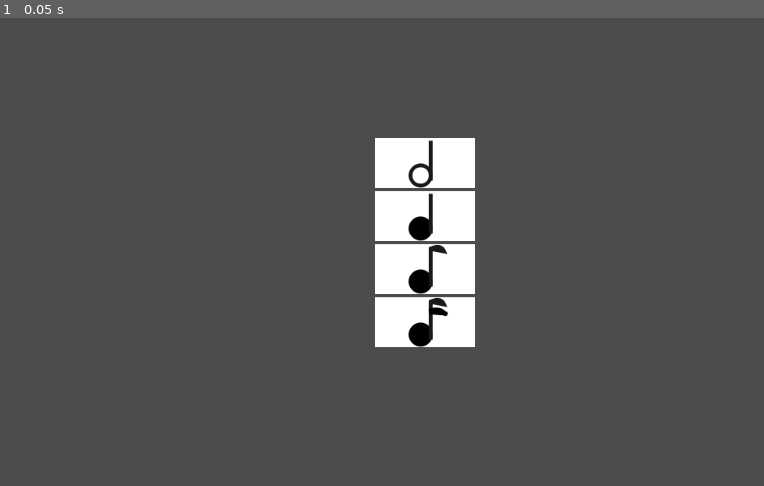
Above: before the commit, frame 1.
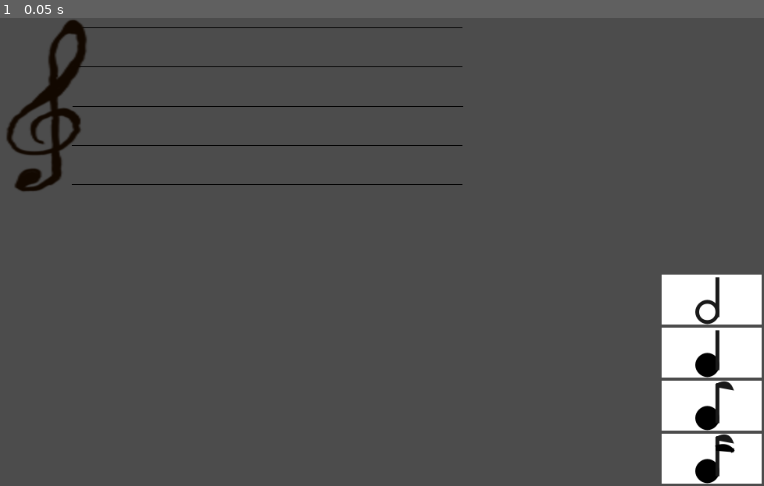
Above: after the commit, the same moment.

Repository: algch/orbquesta-fe
Game: Godot game, scene res://Main.tscn
Same seed, same stepped clock (60 frames per second), same inputs: the game is played once before the commit and once after it.
Inputs:
- Up to frame 1 (0.05 s): no input

The runs differ from the first frame. In frame 1, 13% of the frame differs, in the area x 0-100%, y 0-100%.

Commit message:
added pentagram

Diff:
--- a/Lesson/Main.gd
+++ b/Lesson/Main.gd
@@ -7,7 +7,7 @@
 var UNITS_IN_BAR = BEATS_PER_BAR * MIN_NOTES_PER_BEAT * UNIT
 
 var selected_note_value = null
-var bars = [0]
+var bars = [[]]
 
 func _ready():
 	print("BAR UNIT SIZE ", UNITS_IN_BAR)
@@ -21,22 +21,45 @@
 		print("SELECT A NOTE!")
 		return
 
-	# add a list of nodes instead of the whole value
 	var remaining_units = selected_note_value
 	while remaining_units > 0:
 		var bar = bars[len(bars) - 1]
-		if bar + remaining_units >= UNITS_IN_BAR:
-			# wrong
-			bars[len(bars) - 1] = UNITS_IN_BAR
+
+		var total_units_in_bar = 0
+		for u in bar:
+			if u is int:
+				total_units_in_bar += u
+
+		if total_units_in_bar + remaining_units >= UNITS_IN_BAR:
+			bar.append( (UNITS_IN_BAR - total_units_in_bar) )
 			append_bar()
+			remaining_units -= (UNITS_IN_BAR - total_units_in_bar)
+			if remaining_units:
+				bar.append("l")
 		else:
-			bars[len(bars) - 1] = bar + remaining_units
-
-		remaining_units -= (UNITS_IN_BAR - bar)
+			bar.append(remaining_units)
+			remaining_units -= (UNITS_IN_BAR - total_units_in_bar)
 
 	print("bars ", bars)
 
+func append_bar():
+	bars.append([])
 
+func _draw():
+	draw_pentagram()
+	draw_notes()
 
-func append_bar():
-	bars.append(0)
+func draw_pentagram():
+	var x_size = 500
+	var y_offset = 0
+	var y_delta = $HBoxContainer/TextureRect.texture.get_height() / 4.5
+	for i in range(0, 5):
+		draw_line($pentagram.position + Vector2(0, y_offset), $pentagram.position + Vector2(x_size, y_offset), Color(0, 0, 0))
+		y_offset += y_delta
+
+# TODO
+func draw_notes():
+	for bar in bars:
+		for note in bar:
+			if note is int:
+				pass
--- a/Lesson/Main.tscn
+++ b/Lesson/Main.tscn
@@ -1,10 +1,11 @@
-[gd_scene load_steps=6 format=2]
+[gd_scene load_steps=7 format=2]
 
 [ext_resource path="res://Main.gd" type="Script" id=1]
 [ext_resource path="res://sprites/quarter_note.png" type="Texture" id=2]
 [ext_resource path="res://sprites/sixteenth_note.png" type="Texture" id=3]
 [ext_resource path="res://sprites/eight_note.png" type="Texture" id=4]
 [ext_resource path="res://sprites/half_note.png" type="Texture" id=5]
+[ext_resource path="res://sprites/clave_de_sol.png" type="Texture" id=6]
 
 [node name="Main" type="Control"]
 anchor_right = 1.0
@@ -15,10 +16,10 @@
 }
 
 [node name="VBoxContainer" type="VBoxContainer" parent="."]
-margin_left = 526.0
-margin_top = 154.0
-margin_right = 654.0
-margin_bottom = 422.0
+margin_left = 892.637
+margin_top = 329.129
+margin_right = 1020.64
+margin_bottom = 597.129
 __meta__ = {
 "_edit_use_anchors_": false
 }
@@ -45,6 +46,24 @@
 margin_right = 128.0
 margin_bottom = 268.0
 texture_normal = ExtResource( 3 )
+
+[node name="HBoxContainer" type="HBoxContainer" parent="."]
+margin_right = 40.0
+margin_bottom = 40.0
+__meta__ = {
+"_edit_use_anchors_": false
+}
+
+[node name="TextureRect" type="TextureRect" parent="HBoxContainer"]
+margin_right = 226.0
+margin_bottom = 226.0
+texture = ExtResource( 6 )
+
+[node name="pentagram" type="Position2D" parent="."]
+position = Vector2( 138.591, 12.5992 )
+__meta__ = {
+"_gizmo_extents_": 20.0
+}
 [connection signal="pressed" from="VBoxContainer/half" to="." method="_on_note_selected" binds= [ 32 ]]
 [connection signal="pressed" from="VBoxContainer/quarter" to="." method="_on_note_selected" binds= [ 16 ]]
 [connection signal="pressed" from="VBoxContainer/eight" to="." method="_on_note_selected" binds= [ 8 ]]
